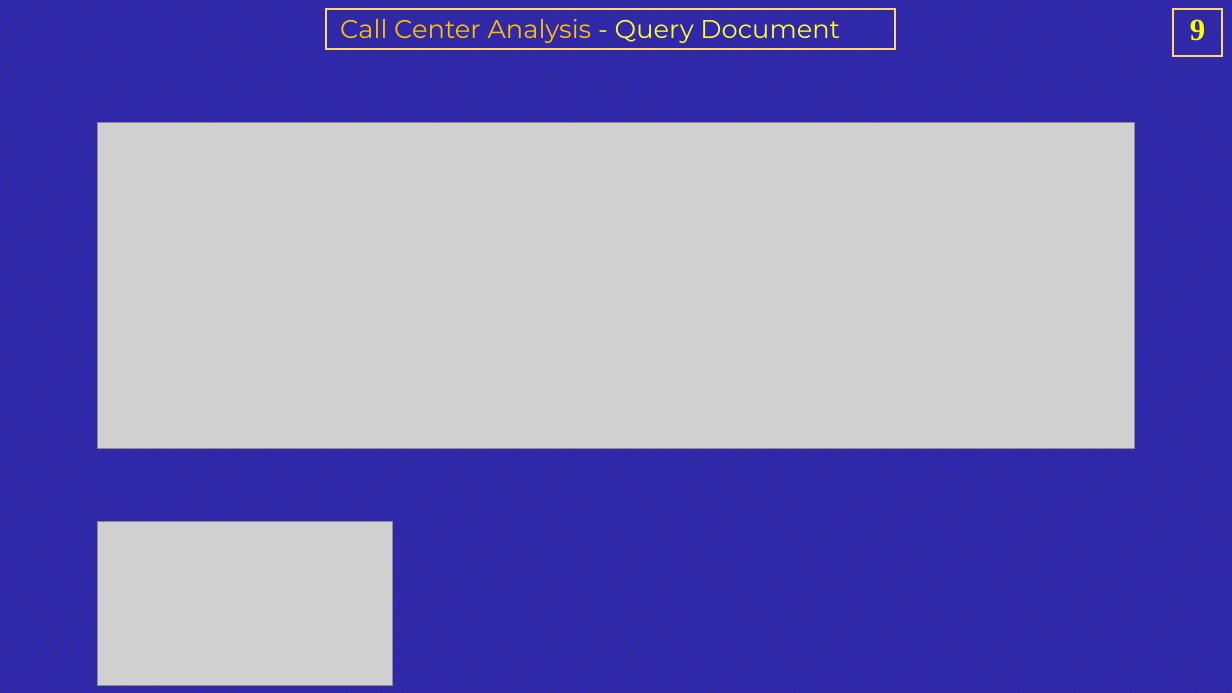
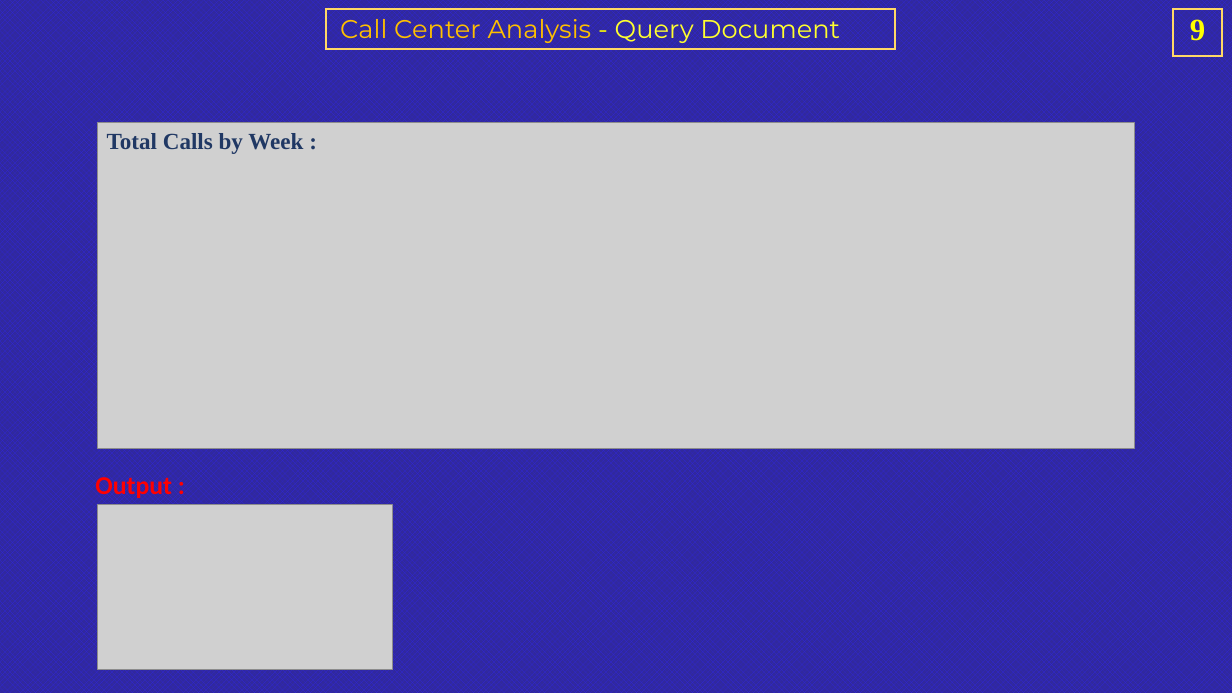
Before and after one commit to rashmi0007/call_center_dashboard, a slide deck: slide 9 of Query_doc_powerpoint.pptx. Drawn at 1232x693 pixels with LibreOffice and Linux fonts; fonts in the diff are those of the drawing; grey boxes stand for pictures. Boxes give left, top, right and bottom in pixels: in the first picture for what was removed or moved away, otherwise in the second. Text is boxed around its words. In the diff, an @@ line names an element or a change of style, - is before the commit and + after.

```diff
--- a/Query_doc_powerpoint.pptx
+++ b/Query_doc_powerpoint.pptx
@@ text added at bbox=[107, 133, 303, 154], 18 pt, text #203864, bold @@
+Total Calls by Week :
@@ text added at bbox=[95, 473, 171, 498], 20 pt, text #FF0000, bold @@
+Output :
@@ picture: place and size @@
-picture at bbox=[98, 521, 393, 686]
+picture at bbox=[98, 505, 393, 669]
```
Also in this commit, not shown: 12 other slides changed, 1 other file.
